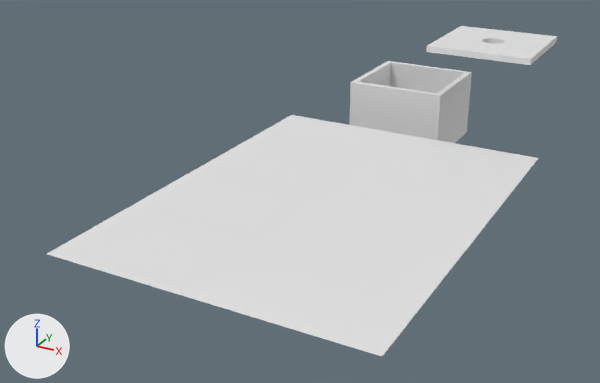
The Blender file blender_files/box3.blend: old version first, new version second.
The view is the same before and after, from a camera (50 mm lens) standing at (408.0, -758.0, 273.0) and looking at (78.0, -158.0, -26.0). Lighting does not change. The marker at lower left points along +X, +Y and +Z.

The first picture shows 'Back.preview', 'Front.preview', 'Left.preview', 'Plane.preview', 'Right.preview', 'SOC_Back.fillets', 'SOC_Bounding Frame', 'SOC_Front.fillets', 'SOC_Left.fillets', 'SOC_Right.fillets', 'SOC_lid.fillets', 'lid.preview'.
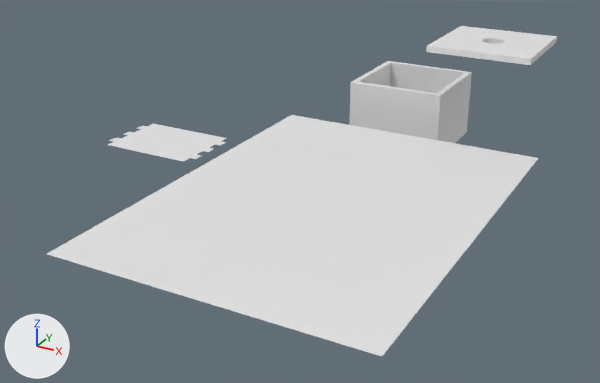
Boxes (x1, y1, x2, y2) around the edits, measured in the pictures (600 x 383 px):
'Left.preview', moved: before (152, 181, 294, 236); after (108, 124, 226, 162)

The change, as a diff of the scene's bpy script:
```diff
--- a/blender_files/box3.blend.py
+++ b/blender_files/box3.blend.py
@@ ob_soc_left_fillets @@
 _m = ob_soc_left_fillets.modifiers.new('SOC_Boolean.left_groove', 'BOOLEAN')
+_m.object = ob_soc_left_groove_fillets
 _m.solver = 'FLOAT'
@@ ob_left_preview @@
 ob_left_preview = bpy.data.objects.new('Left.preview', me_plane_081)
-ob_left_preview.location = (68.2, -264.9, 0.0)
+ob_left_preview.location = (-59.8, -167.9, 0.0)
```
